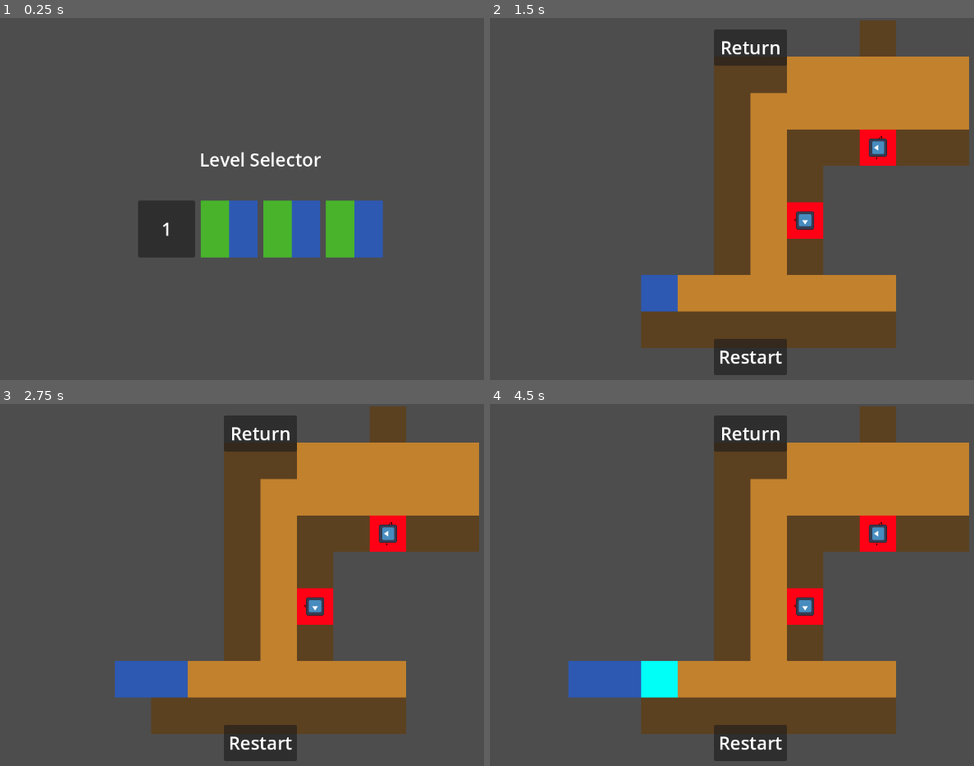
Above: before the commit, frames 1-4 (two rows, left to right).
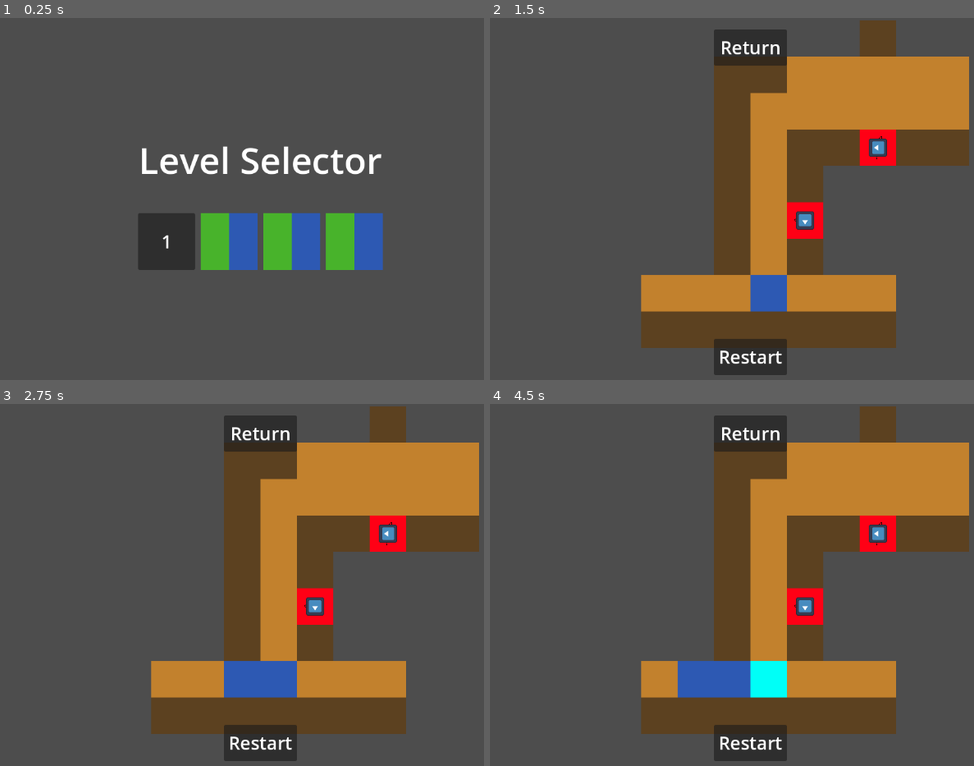
Above: after the commit, the same moments.

Repository: northstarstudios/Cozy-Fall-Game-Jam
Game: Godot game, scene res://Scenes/Levels/main.tscn
Same seed, same stepped clock (60 frames per second), same inputs: the game is played once before the commit and once after it. The engine's default icon, where the game draws it, is replaced by a stand-in: a white triangle on a blue panel in a dark square.
Inputs (mouse positions are in pixels of both pictures, inside the frame that each line leads up to):
- Up to frame 1 (0.25 s): no input
- Up to frame 2 (1.5 s): tap Enter (ui_accept) at 0.5, 0.77, 1.25 s; move the mouse to (654, 227) at 0.52 s; hold D (Right) from 0.53 s (still down); tap Space (check) at 0.6, 1.35 s; click (654, 227) at 0.67 s; move the mouse to (620, 220) at 1.27 s; click (620, 220) at 1.42 s
- Up to frame 3 (2.75 s): tap Enter (ui_accept) at 1.52, 2 s; move the mouse to (324, 508) at 2.02 s; release D (Right) at 2.03 s; hold A (Left) from 2.03 s (still down); tap Alt at 2.1 s; click (324, 508) at 2.17 s; tap Space (check) at 2.3 s
- Up to frame 4 (4.5 s): tap Enter (ui_accept) at 2.75, 3.02, 3.5, 3.77, 4.25 s; move the mouse to (717, 661) at 2.77 s; release A (Left) at 2.78 s; hold D (Right) 2.78-4.28 s; tap Shift at 2.85 s; click (717, 661) at 2.92 s; tap Space (check) at 3.05, 3.6, 4.35 s; move the mouse to (944, 642) at 3.52 s; click (944, 642) at 3.67 s; move the mouse to (552, 534) at 4.27 s; hold A (Left) from 4.28 s (still down); click (552, 534) at 4.42 s

The runs differ from the first frame. In frame 1, 4.8% of the frame differs, in the area x 28-80%, y 35-70%; in frame 2, 1.6%; in frame 3, 3.1%; in frame 4, 4.6%.

Commit message:
Added a win screen overlay for when you solve the level, and made it so it unlocks the next level when you've completed the current one

Diff:
--- /dev/null
+++ b/Assets/ButtonLabelSettings.tres
@@ -0,0 +1,8 @@
+[gd_resource type="LabelSettings" load_steps=2 format=3 uid="uid://cjarjuxtq87mv"]
+
+[sub_resource type="SystemFont" id="SystemFont_2l17n"]
+font_names = PackedStringArray("Comic Sans MS")
+
+[resource]
+font = SubResource("SystemFont_2l17n")
+font_size = 32
--- /dev/null
+++ b/Assets/overlayLabelSettings.tres
@@ -0,0 +1,8 @@
+[gd_resource type="LabelSettings" load_steps=2 format=3 uid="uid://bduxj67mb3tur"]
+
+[sub_resource type="SystemFont" id="SystemFont_2l17n"]
+font_names = PackedStringArray("Comic Sans MS")
+
+[resource]
+font = SubResource("SystemFont_2l17n")
+font_size = 64
--- /dev/null
+++ b/Scenes/Levels/game_overlay.gd
@@ -0,0 +1,17 @@
+extends MarginContainer
+
+@export var WinScreen : PanelContainer;
+@export var ReturnButton : PanelContainer;
+@export var RestartButton : PanelContainer;
+
+func _ready() -> void:
+	WinScreen.visible = false;
+
+func showWinScreen():
+	WinScreen.visible = true;
+	ReturnButton.visible = false;
+	RestartButton.visible = false;
+func hideWinScreen():
+	WinScreen.visible = false;
+	ReturnButton.visible = true;
+	RestartButton.visible = true;
--- /dev/null
+++ b/Scenes/Levels/level_menu.gd
@@ -0,0 +1,14 @@
+extends MarginContainer
+
+@export var LevelGrid : GridContainer;
+
+func unlockLevel(id : int):
+	var children = LevelGrid.get_children()
+	for i in range(LevelGrid.get_child_count()):
+		if(i <= id):
+			children[i].locked = false;
+		else:
+			children[i].locked = true;
+
+func getLevels() -> Array[Node]:
+	return LevelGrid.get_children();
--- a/Scenes/Levels/main.tscn
+++ b/Scenes/Levels/main.tscn
@@ -1,10 +1,13 @@
-[gd_scene load_steps=6 format=3 uid="uid://rqwqjgfvgrca"]
+[gd_scene load_steps=9 format=3 uid="uid://rqwqjgfvgrca"]
 
 [ext_resource type="Script" uid="uid://ox7hejivpx57" path="res://Scripts/game_manager.gd" id="1_0xm2m"]
 [ext_resource type="PackedScene" uid="uid://c8ahojdphopp2" path="res://Scenes/Levels/level_1.tscn" id="1_ig7tw"]
 [ext_resource type="PackedScene" uid="uid://dfu3w7tkysc43" path="res://Scenes/Levels/level_2.tscn" id="3_h2yge"]
-[ext_resource type="LabelSettings" uid="uid://baier0il82262" path="res://Assets/new_label_settings.tres" id="4_7i1ub"]
+[ext_resource type="Script" uid="uid://b5uw2tn7ov8su" path="res://Scenes/Levels/level_menu.gd" id="4_w0lsm"]
+[ext_resource type="LabelSettings" uid="uid://bduxj67mb3tur" path="res://Assets/overlayLabelSettings.tres" id="5_tpkgp"]
 [ext_resource type="PackedScene" uid="uid://daeq6js721r7l" path="res://Scenes/UI/level_box.tscn" id="5_w0lsm"]
+[ext_resource type="Script" uid="uid://bvsps2qedg480" path="res://Scenes/Levels/game_overlay.gd" id="7_5sf7f"]
+[ext_resource type="LabelSettings" uid="uid://cjarjuxtq87mv" path="res://Assets/ButtonLabelSettings.tres" id="7_irfg1"]
 
 [node name="Node" type="Node"]
 
@@ -16,7 +19,7 @@
 
 [node name="CanvasLayer" type="CanvasLayer" parent="."]
 
-[node name="LevelMenu" type="MarginContainer" parent="CanvasLayer"]
+[node name="LevelMenu" type="MarginContainer" parent="CanvasLayer" node_paths=PackedStringArray("LevelGrid")]
 anchors_preset = 8
 anchor_left = 0.5
 anchor_top = 0.5
@@ -32,6 +35,8 @@
 theme_override_constants/margin_top = 20
 theme_override_constants/margin_right = 20
 theme_override_constants/margin_bottom = 20
+script = ExtResource("4_w0lsm")
+LevelGrid = NodePath("VBoxContainer/LevelGrid")
 
 [node name="VBoxContainer" type="VBoxContainer" parent="CanvasLayer/LevelMenu"]
 layout_mode = 2
@@ -40,7 +45,7 @@
 [node name="Title" type="Label" parent="CanvasLayer/LevelMenu/VBoxContainer"]
 layout_mode = 2
 text = "Level Selector"
-label_settings = ExtResource("4_7i1ub")
+label_settings = ExtResource("5_tpkgp")
 horizontal_alignment = 1
 vertical_alignment = 1
 
@@ -68,7 +73,7 @@
 locked = true
 level_num = 4
 
-[node name="GameOverlay" type="MarginContainer" parent="CanvasLayer"]
+[node name="GameOverlay" type="MarginContainer" parent="CanvasLayer" node_paths=PackedStringArray("WinScreen", "ReturnButton", "RestartButton")]
 anchors_preset = 15
 anchor_right = 1.0
 anchor_bottom = 1.0
@@ -78,6 +83,38 @@
 theme_override_constants/margin_top = 20
 theme_override_constants/margin_right = 20
 theme_override_constants/margin_bottom = 20
+script = ExtResource("7_5sf7f")
+WinScreen = NodePath("WinScreen")
+ReturnButton = NodePath("Return")
+RestartButton = NodePath("Restart")
+
+[node name="WinScreen" type="PanelContainer" parent="CanvasLayer/GameOverlay"]
+layout_mode = 2
+
+[node name="VBoxContainer" type="VBoxContainer" parent="CanvasLayer/GameOverlay/WinScreen"]
+layout_mode = 2
+size_flags_horizontal = 4
+size_flags_vertical = 4
+
+[node name="WinScreen" type="Label" parent="CanvasLayer/GameOverlay/WinScreen/VBoxContainer"]
+layout_mode = 2
+text = "Level Completed"
+label_settings = ExtResource("5_tpkgp")
+horizontal_alignment = 1
+vertical_alignment = 1
+
+[node name="ReturnWin" type="PanelContainer" parent="CanvasLayer/GameOverlay/WinScreen/VBoxContainer"]
+custom_minimum_size = Vector2(128, 64)
+layout_mode = 2
+size_flags_horizontal = 4
+size_flags_vertical = 0
+
+[node name="ReturnWin" type="Label" parent="CanvasLayer/GameOverlay/WinScreen/VBoxContainer/ReturnWin"]
+layout_mode = 2
+text = "Return"
+label_settings = ExtResource("7_irfg1")
+horizontal_alignment = 1
+vertical_alignment = 1
 
 [node name="Return" type="PanelContainer" parent="CanvasLayer/GameOverlay"]
 custom_minimum_size = Vector2(128, 64)
@@ -88,7 +125,7 @@
 [node name="Return" type="Label" parent="CanvasLayer/GameOverlay/Return"]
 layout_mode = 2
 text = "Return"
-label_settings = ExtResource("4_7i1ub")
+label_settings = ExtResource("7_irfg1")
 horizontal_alignment = 1
 vertical_alignment = 1
 
@@ -101,10 +138,10 @@
 [node name="Restart" type="Label" parent="CanvasLayer/GameOverlay/Restart"]
 layout_mode = 2
 text = "Restart"
-label_settings = ExtResource("4_7i1ub")
+label_settings = ExtResource("7_irfg1")
 horizontal_alignment = 1
 vertical_alignment = 1
 
-[connection signal="level_selected" from="CanvasLayer/LevelMenu/VBoxContainer/LevelGrid/LevelBox" to="GameManager" method="_on_level_box_level_selected"]
+[connection signal="gui_input" from="CanvasLayer/GameOverlay/WinScreen/VBoxContainer/ReturnWin" to="GameManager" method="_on_finished_level"]
 [connection signal="gui_input" from="CanvasLayer/GameOverlay/Return" to="GameManager" method="_on_return_gui_input"]
 [connection signal="gui_input" from="CanvasLayer/GameOverlay/Restart" to="GameManager" method="_on_restart_gui_input"]
--- a/Scenes/UI/level_box.tscn
+++ b/Scenes/UI/level_box.tscn
@@ -1,7 +1,7 @@
 [gd_scene load_steps=4 format=3 uid="uid://daeq6js721r7l"]
 
 [ext_resource type="Script" uid="uid://lppflvvhq7je" path="res://Scripts/level_box.gd" id="1_h1ug7"]
-[ext_resource type="LabelSettings" uid="uid://baier0il82262" path="res://Assets/new_label_settings.tres" id="2_y0s1f"]
+[ext_resource type="LabelSettings" uid="uid://cjarjuxtq87mv" path="res://Assets/ButtonLabelSettings.tres" id="2_h1ug7"]
 [ext_resource type="Texture2D" uid="uid://b1rwboe7p37it" path="res://Assets/green-blue.png" id="3_o2c1v"]
 
 [node name="LevelBox" type="PanelContainer"]
@@ -14,7 +14,7 @@
 [node name="Label" type="Label" parent="."]
 layout_mode = 2
 text = "1"
-label_settings = ExtResource("2_y0s1f")
+label_settings = ExtResource("2_h1ug7")
 horizontal_alignment = 1
 
 [node name="MarginContainer" type="MarginContainer" parent="."]
--- a/Scripts/game_manager.gd
+++ b/Scripts/game_manager.gd
@@ -4,23 +4,36 @@
 
 @export var LevelMenu : MarginContainer;
 @export var GameOverlay : MarginContainer;
-# Called when the node enters the scene tree for the first time.
 
 var inMenu = true;
 var currentLevelid = -1;
+var currentlyUnlockedLevelId = 0;
 
-func _on_level_box_level_selected(id : int) -> void:
-	var l = levels[id].instantiate();
+func _on_level_selected(id : int) -> void:
+	var l = levels[id-1].instantiate();
 	add_child(l);
 	LevelMenu.visible = false;
 	GameOverlay.visible = true;
-	currentLevelid = id;
+	currentLevelid = id-1;
 
 
 
 func _ready() -> void:
 	LevelMenu.visible = true;
 	GameOverlay.visible = false;
+	for child in LevelMenu.getLevels():
+		child.connect("level_selected", _on_level_selected);
+
+func _on_finished_level(event: InputEvent) -> void:
+	if event is InputEventMouseButton and event.pressed:
+		currentlyUnlockedLevelId = max(currentlyUnlockedLevelId, currentlyUnlockedLevelId+1);
+		LevelMenu.unlockLevel(currentlyUnlockedLevelId);
+		for child in get_children():
+			child.queue_free();
+		GameOverlay.visible = false;
+		GameOverlay.hideWinScreen();
+		LevelMenu.visible = true;
+		currentLevelid = -1;
 
 
 func _on_return_gui_input(event: InputEvent) -> void:
@@ -36,5 +49,6 @@
 	if event is InputEventMouseButton and event.pressed:
 		for child in get_children():
 			child.queue_free();
+			print(child.get_tree_string_pretty())
 		var l = levels[currentLevelid].instantiate();
 		add_child(l);
--- a/Scripts/level_box.gd
+++ b/Scripts/level_box.gd
@@ -12,7 +12,7 @@
 @onready var label = $Label
 
 func set_locked(value):
-	print(value)
+	#print(value)
 	locked = value
 	if not is_inside_tree():
 		await ready
@@ -20,7 +20,7 @@
 	label.visible = not value
 
 func set_level(value):
-	print(value)
+	#print(value)
 	level_num = value
 	if not is_inside_tree():
 		await ready
@@ -31,5 +31,5 @@
 	if locked:
 		return
 	if event is InputEventMouseButton and event.pressed:
+		print("Clicked level ", level_num)
 		level_selected.emit(level_num)
-		print("Clicked level ", level_num)
--- a/Scripts/manager.gd
+++ b/Scripts/manager.gd
@@ -2,6 +2,7 @@
 
 @export var tileMap : TileMapLayer;
 @export var villager : PackedScene;
+
 
 
 var headPos = Vector2i(0,0);
@@ -9,6 +10,8 @@
 var body = [];
 
 var order = [Vector2i(1, 0), Vector2i(1, 0), Vector2i(1, 1)]
+
+var GameOver = false;
 
 
 func drawRoot():
@@ -27,10 +30,21 @@
 		return false;
 
 func check_solution():
+	var correct = true;
 	for child in get_children():
 		if check_straight(child.StartPosition, child.direction): #tileMap.get_cell_atlas_coords(child.StartPosition + child.direction) == Vector2i(1,1):
 			child.success();
-			print("succes manager")
+			#print("succes manager")
+		else:
+			correct = false;
+			break;
+	if correct:
+		var GameOverlay = get_node("../../../CanvasLayer/GameOverlay");
+		GameOverlay.showWinScreen();
+		GameOver = true;
+
+
+
 
 func _ready() -> void:
 	for cell in tileMap.get_used_cells():
@@ -68,6 +82,8 @@
 
 # Called every frame. 'delta' is the elapsed time since the previous frame.
 func _process(delta: float) -> void:
+	if GameOver:
+		return;
 	if Input.is_action_just_pressed("Up"):
 		if checkNextPos(headPos + Vector2i(0,-1)):
 			headPos += Vector2i(0,-1);
@@ -91,5 +107,5 @@
 			#tileMap.set_cell(headPos, 1, Vector2i(1,0))
 	drawRoot();
 	if Input.is_action_just_pressed("check"):
-		print(headPos, " ", body);
+		#print(headPos, " ", body);
 		check_solution();
--- a/Scripts/villager.gd
+++ b/Scripts/villager.gd
@@ -16,7 +16,7 @@
 		rotation_degrees = 180;
 	elif direction == Vector2i(0,-1):
 		rotation_degrees = -90;
-	print(position);
+	#print(position);
 
 func success():
 	print("success villager: ", name);
Not shown, added: Scenes/Levels/game_overlay.gd.uid
Not shown, added: Scenes/Levels/level_menu.gd.uid
